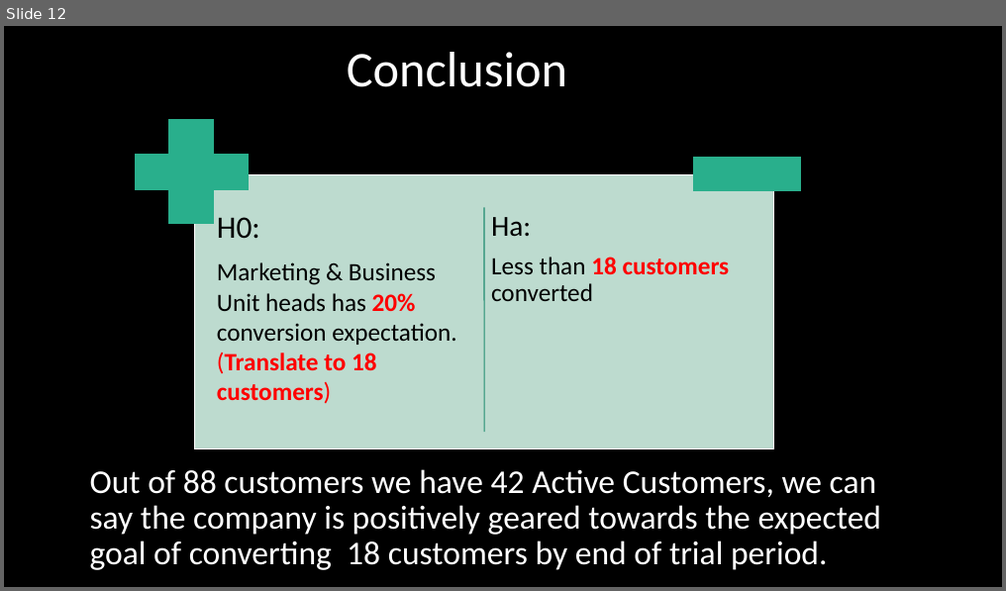
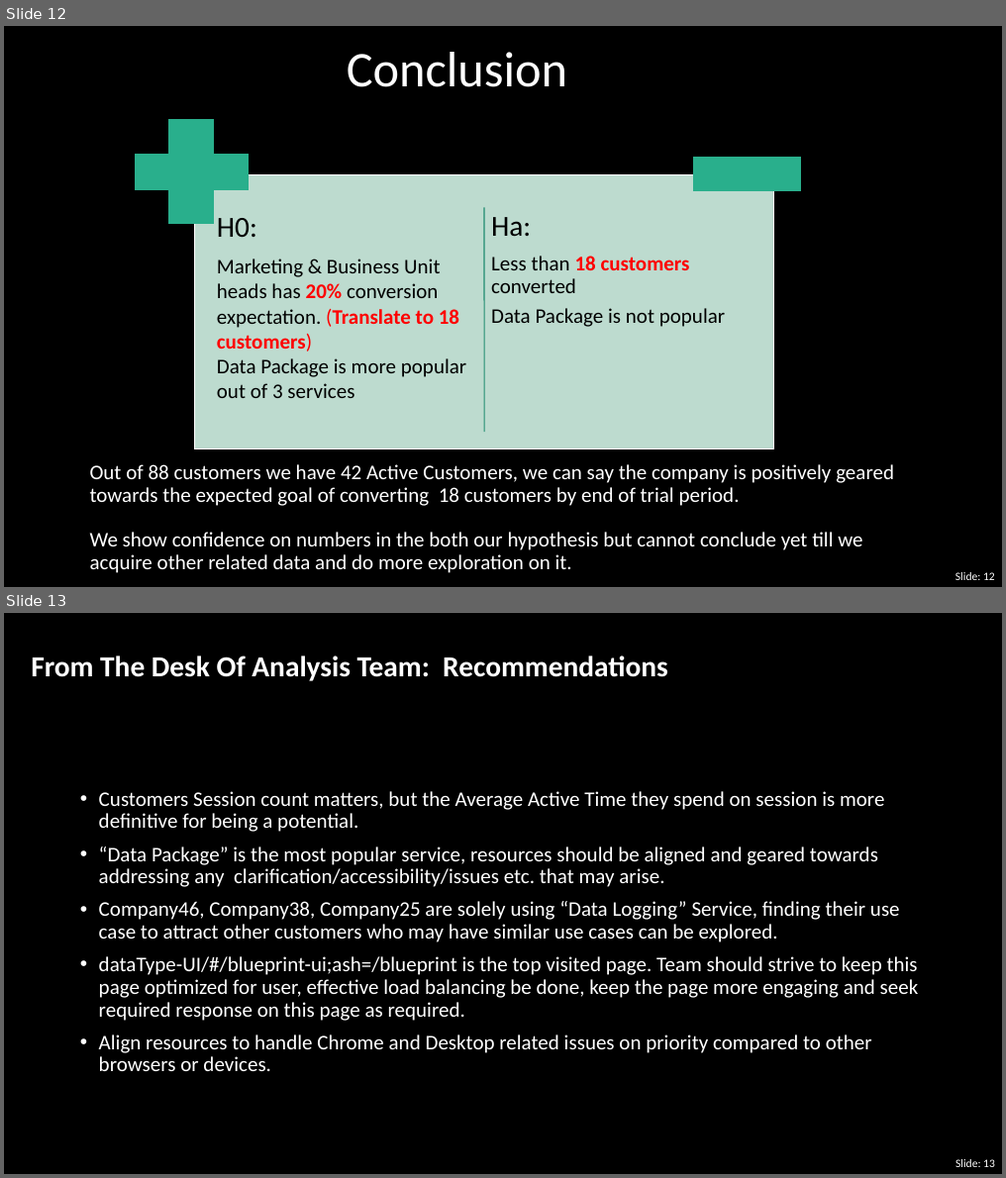
Before and after one commit to AnjaliMangal/MQL-Project-Main, a slide deck: Project1-Final-Files/Presenting_DataGuru.pptx. Shown one above the other, each under a label of ours: slide 12 before the commit, slides 12 and 13 after it. The pictures are 1006x591 and 1006x1178 pixels, drawn with LibreOffice and Linux fonts; fonts in the diff are those of the drawing. Boxes give left, top, right and bottom in pixels: in the first picture for what was removed or moved away, otherwise in the second. Text is boxed around its words. In the diff, an @@ line names an element or a change of style, - is before the commit and + after.

Commit message:
PPT updated with recommendation

```diff
--- a/Project1-Final-Files/Presenting_DataGuru.pptx
+++ b/Project1-Final-Files/Presenting_DataGuru.pptx
@@ slide 13 added at (4,613,1002,1174), background #000000 @@
@@ title added at (31,656,668,681), 28 pt, text #FFFFFF, bold @@
+From The Desk Of Analysis Team: Recommendations
@@ text added at (99,791,919,1071), 20 pt, text #FFFFFF @@
+• Customers Session count matters, but the Average Active Time they spend on session is more definitive for being a potential.
+• “Data Package” is the most popular service, resources should be aligned and geared towards addressing any clarification/accessibility/issues etc. that may arise.
+• Company46, Company38, Company25 are solely using “Data Logging” Service, finding their use case to attract other customers who may have similar use cases can be explored.
+• dataType-UI/#/blueprint-ui;ash=/blueprint is the top visited page. Team should strive to keep this page optimized for user, effective load balancing be done, keep the page more engaging and seek required response on this page as required.
+• Align resources to handle Chrome and Desktop related issues on priority compared to other browsers or devices.
@@ page number added at (955,1159,995,1167), 11 pt, text #FFFFFF @@
+Slide: 13
@@ slide 12 changed as well @@
@@ text in free at (217,218,459,352): size 30 to 28 pt in "H0:"; size 24 to 20 pt in "Marketing & Business Unit heads has 20% ..." @@
@@ text in free at (491,256,690,293): size 24 to 20 pt in "Less than 18 customers converted"; less space between paragraphs @@
@@ text in free at (491,308,725,327): paragraph added @@
+Data Package is not popular
@@ text in free at (217,359,466,398): paragraph added @@
+Data Package is more popular out of 3 services
@@ title at (90,465,894,573): text changed; size 32 to 20 pt @@
-Out of 88 customers we have 42 Active Customers, we can say the company is positively geared towards the expected goal of converting 18 customers by end of trial period.
+Out of 88 customers we have 42 Active Customers, we can say the company is positively geared towards the expected goal of converting 18 customers by end of trial period.
+We show confidence on numbers in the both our hypothesis but cannot conclude yet till we acquire other related data and do more exploration on it.
@@ page number added at (955,572,995,580), 11 pt, text #FFFFFF @@
+Slide: 12
```
Also in this commit, not shown: 13 other slides changed.
